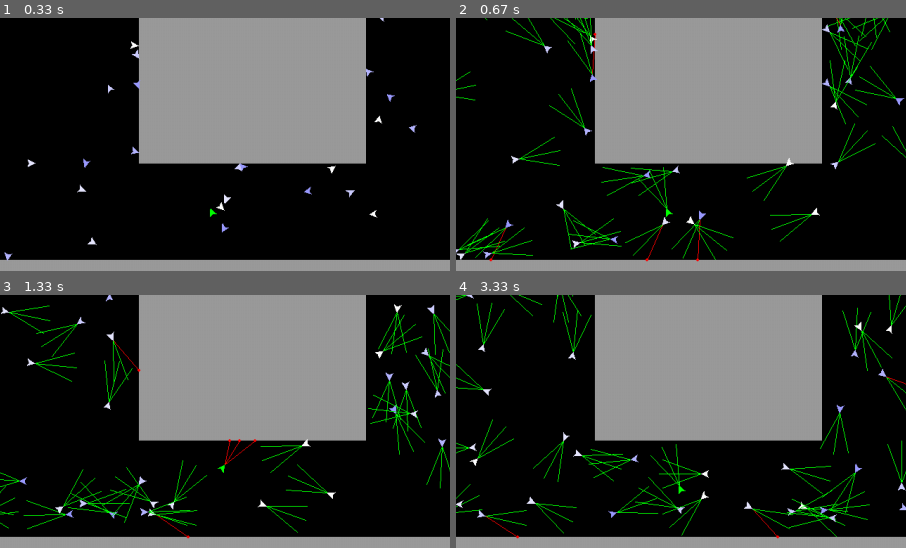
Above: before the commit, frames 1-4 (two rows, left to right).
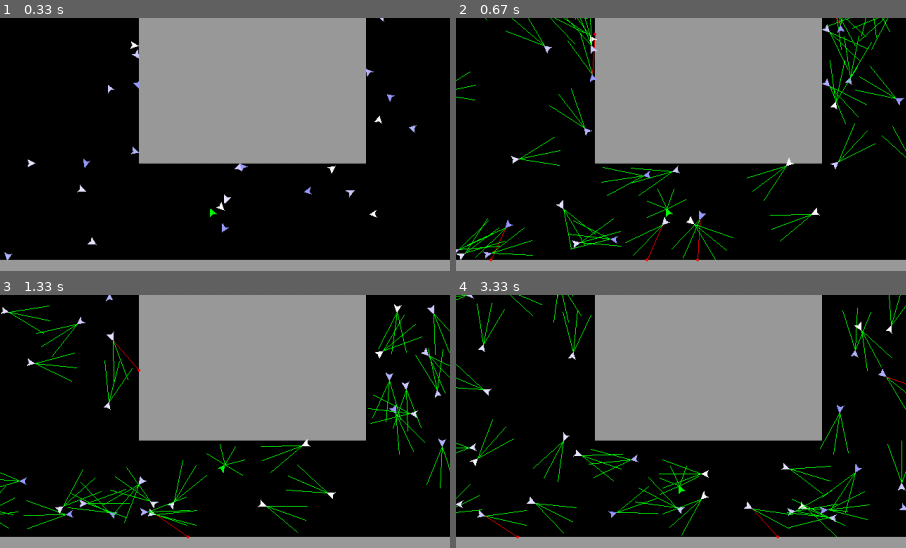
Above: after the commit, the same moments.

Repository: PatrickSinger99/MultiAgentSimulation
Game: pygame game, started from src/main.py
Same seed, same stepped clock (60 frames per second), same inputs: the game is played once before the commit and once after it.
Inputs:
- Up to frame 1 (0.33 s): no input
- Up to frame 2 (0.67 s): tap R at 0.33 s
- Up to frame 3 (1.33 s): hold D 0.67-1.13 s; hold W from 1.17 s (still down)
- Up to frame 4 (3.33 s): release W at 1.47 s; hold D 1.5-1.97 s; tap T at 1.65, 3.05 s; hold A 2-2.53 s; hold S 2.57-2.87 s; hold A 2.9-3.3 s
The pictures show only the part of the screen within x 44-94%, y 45-95%; the shares and areas given below are measured in that part.

Frame 1 is identical in both runs. In frame 2, 0.2% of the frame differs, in the area x 40-52%, y 58-80%; in frame 3, 0.2%; in frame 4, 0.3%, in the area x 43-54%, y 58-80%.

Commit message:
reworked sensors

Diff:
--- a/src/main.py
+++ b/src/main.py
@@ -208,12 +208,20 @@
 
             # Draw sensors
             if self.show_agent_sensors:
-                for i, sensor in enumerate(agent.sensor_coords):
-                    if agent.sensor_collisions[i] is not None:
-                        pygame.draw.line(screen, red, start_pos=agent.location, end_pos=agent.sensor_collisions[i])
-                        pygame.draw.circle(screen, red, agent.sensor_collisions[i], 2, 2)
-                    else:
-                        pygame.draw.line(screen, green, start_pos=agent.location, end_pos=sensor)
+                if agent.name != "user_controlled_agent":  # TODO TEMP
+                    for i, sensor in enumerate(agent.sensor_coords):
+                        if agent.sensor_collisions[i] is not None:
+                            pygame.draw.line(screen, red, start_pos=agent.location, end_pos=agent.sensor_collisions[i])
+                            pygame.draw.circle(screen, red, agent.sensor_collisions[i], 2, 2)
+                        else:
+                            pygame.draw.line(screen, green, start_pos=agent.location, end_pos=sensor)
+                else:
+                    for i, sensor in enumerate(agent.vision_sensor.sensor_coords):
+                        if agent.vision_sensor.sensor_collisions[i] is not None:
+                            pygame.draw.line(screen, red, start_pos=agent.location, end_pos=agent.vision_sensor.sensor_collisions[i])
+                            pygame.draw.circle(screen, red, agent.vision_sensor.sensor_collisions[i], 2, 2)
+                        else:
+                            pygame.draw.line(screen, green, start_pos=agent.location, end_pos=sensor)
 
             # Rotate entity polygon to entities rotation and add its current location
             entity_polygon = self.rotate_polygon(Simulation.entity_polygon, agent.rotation)
--- a/src/pygame_agent.py
+++ b/src/pygame_agent.py
@@ -2,6 +2,7 @@
 import random
 import math
 from colors import *
+from vision_sensor import VisionSensor
 
 
 class Agent:
@@ -155,6 +156,7 @@
     def __init__(self, simulation, **kwargs):
         super().__init__(simulation=simulation, **kwargs)
         self.name = "user_controlled_agent"
+        self.vision_sensor = VisionSensor(self, num_of_rays=5, ray_length=30, fov=180)
 
     def update(self):
 
@@ -190,6 +192,41 @@
                          max(0, min(self.location[1], self.simulation.size[1] - 1)))
 
         # Update sensor coords
-        self.sensor_coords = self.calculate_sensor_coords()
-        self.sensor_collisions = [None, None, None]
-        self.sensor_collision_distance = [None, None, None]
+        self.vision_sensor.update()
+
+    def sensor_collision_detection(self):
+
+        possible_collision_edges = []
+
+        # Get all obstacle borders that are within the radius of a sensor ray to the agent
+        for edge in self.simulation.obstacle_edges:
+            if self.minimum_distance(edge, self.location) <= 60:  # TODO value hardcoded before Sensor placement rework
+                possible_collision_edges.append(edge)
+
+        # Check if edges in range for a collision actually collide with one of the agents sensor rays
+        for edge in possible_collision_edges:
+            for sensor_index, sensor in enumerate(self.vision_sensor.sensor_coords):
+                sensor_line = (sensor, self.location)
+
+                # Check intersection with one sensor ray
+                intersection_coords = self.simulation.line_intersection(edge, sensor_line)
+                if intersection_coords is not None:
+
+                    # CASE: No other collision with this sensor ray was detected yet
+                    if self.vision_sensor.sensor_collisions[sensor_index] is None:
+                        self.vision_sensor.sensor_collisions[sensor_index] = intersection_coords
+                        # self.sensor_collision_distance[sensor_index] = collision_distance
+
+                    # CASE: Sensor ray already has a collision logged
+                    else:
+                        collision_distance = self.simulation.calculate_distance(intersection_coords, self.location)  # TODO method import from simulation
+
+                        # Distance for previous collision now needs to be calculated
+                        if self.vision_sensor.sensor_collision_distance[sensor_index] is None:
+                            prev_collision_distance = self.simulation.calculate_distance(self.vision_sensor.sensor_collisions[sensor_index], self.location)
+                            self.vision_sensor.sensor_collision_distance[sensor_index] = prev_collision_distance
+
+                        # Add distance and new coords to arrays
+                        if self.vision_sensor.sensor_collision_distance[sensor_index] > collision_distance:
+                            self.vision_sensor.sensor_collisions[sensor_index] = intersection_coords
+                            self.vision_sensor.sensor_collision_distance[sensor_index] = collision_distance
--- a/src/test.py
+++ b/src/test.py
@@ -1 +1,19 @@
-print(-3 % 360)
+import math
+
+def calculate_relative_sensor_positions(rotation = 45, fov = 180, num_of_rays = 5, ray_length = 10):
+    relative_sensor_positions = []
+    agent_angle_rad = math.radians(rotation)
+    step_angle_rad = math.radians(fov / (num_of_rays - 1))
+    start_angle_rad = agent_angle_rad - math.radians(fov / 2)  # Corrected start angle based on fov
+    print(fov / (num_of_rays - 1))
+    for i in range(num_of_rays):
+        adjacent = math.cos(start_angle_rad + step_angle_rad * i) * ray_length  # Ray length = Hypothenuse
+        opposite = math.sin(start_angle_rad + step_angle_rad * i) * ray_length  # Ray length = Hypothenuse
+        pos = (round(adjacent), round(opposite))
+        relative_sensor_positions.append(pos)
+
+    print(relative_sensor_positions)
+    return relative_sensor_positions
+
+
+calculate_relative_sensor_positions()
--- /dev/null
+++ b/src/vision_sensor.py
@@ -0,0 +1,59 @@
+import math
+
+
+class VisionSensor:
+    def __init__(self, parent_agent, num_of_rays: int, ray_length: int, fov: int):
+        self.parent_agent = parent_agent
+        self.num_of_rays = max(1, num_of_rays)
+        self.ray_length = max(0, ray_length)
+        self.fov = max(0, min(fov, 360))
+        self.relative_sensor_positions = self.calculate_relative_sensor_positions()
+
+        self.sensor_coords = self.calculate_sensor_pos()
+        self.sensor_collisions = [None for _ in range(num_of_rays)]
+        self.sensor_collision_distance = [None for _ in range(num_of_rays)]
+
+    def update(self):
+        self.sensor_coords = self.calculate_sensor_pos()
+        self.sensor_collisions = [None for _ in range(self.num_of_rays)]
+        self.sensor_collision_distance = [None for _ in range(self.num_of_rays)]
+
+    def calculate_relative_sensor_positions(self):
+        relative_sensor_positions = []
+        if self.num_of_rays > 1:
+            step_angle_rad = math.radians(self.fov / (self.num_of_rays - 1))
+        else:
+            step_angle_rad = math.radians(self.fov / 2)
+        start_angle_rad = -math.radians(self.fov / 2)  # Corrected start angle based on fov
+
+        for i in range(self.num_of_rays):
+
+            adjacent = math.cos(start_angle_rad + step_angle_rad*i) * self.ray_length  # Ray length = Hypothenuse
+            opposite = math.sin(start_angle_rad + step_angle_rad*i) * self.ray_length  # Ray length = Hypothenuse
+            pos = (round(adjacent), round(opposite))
+            relative_sensor_positions.append(pos)
+
+        return relative_sensor_positions
+
+    def calculate_sensor_pos(self):
+        # Convert angle to radians
+        angle_rad = math.radians(self.parent_agent.rotation)
+        # Define the rotation matrix
+        rotation_matrix = [
+            [math.cos(angle_rad), -math.sin(angle_rad)],
+            [math.sin(angle_rad), math.cos(angle_rad)]
+        ]
+        # Apply the rotation matrix to each point
+        rotated_positions = []
+        for point in self.relative_sensor_positions:
+            rotated_point = [
+                point[0] * rotation_matrix[0][0] + point[1] * rotation_matrix[0][1],
+                point[0] * rotation_matrix[1][0] + point[1] * rotation_matrix[1][1]
+            ]
+
+            # Add current coords
+            rotated_point = (rotated_point[0] + self.parent_agent.location[0], rotated_point[1] + self.parent_agent.location[1])
+
+            rotated_positions.append(rotated_point)
+
+        return rotated_positions
